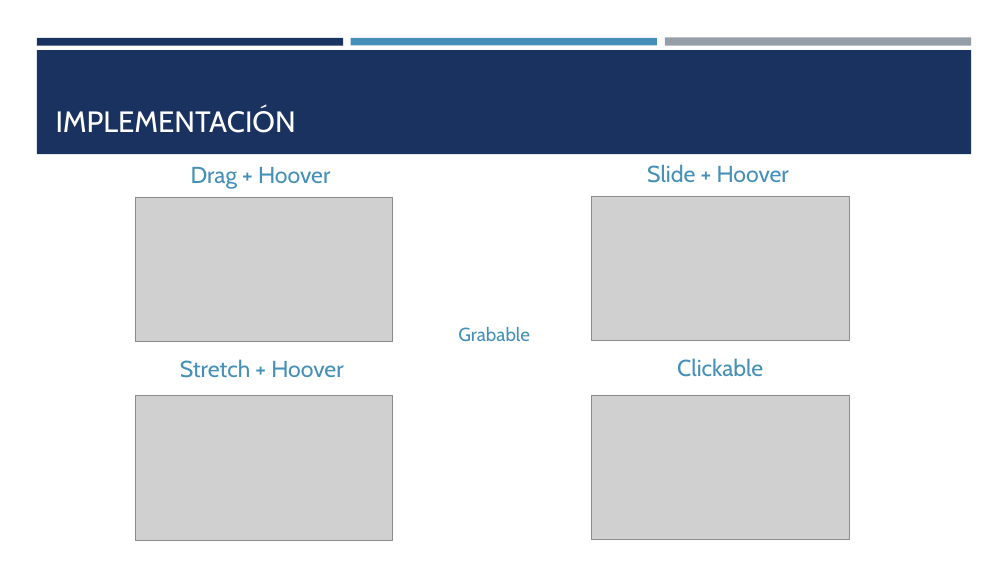
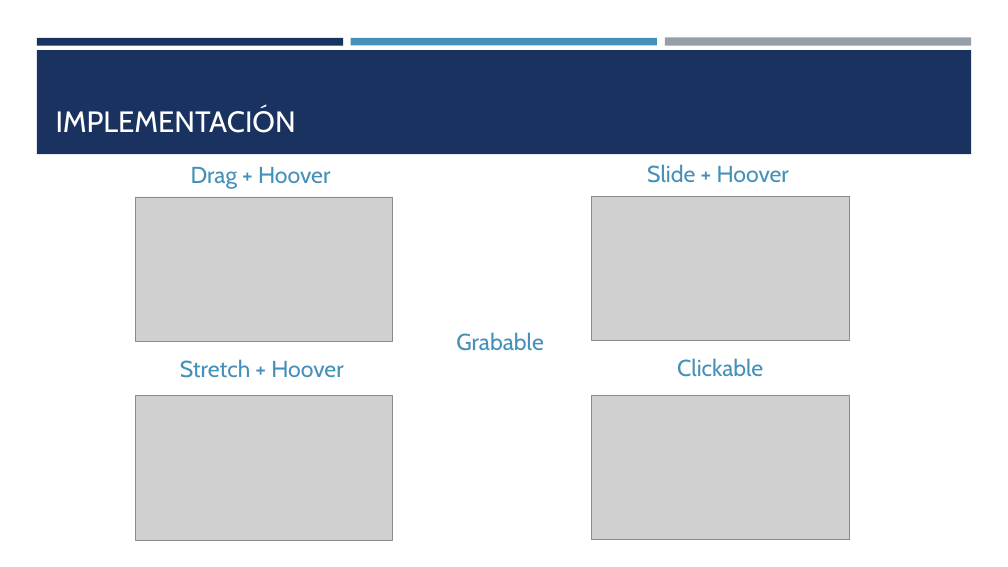
Before and after one commit to JuJoarias/TFG, a slide deck: slide 7 of presentacion/presentacion.pptx. Drawn at 1008x567 pixels with LibreOffice and Linux fonts; fonts in the diff are those of the drawing; grey boxes stand for pictures. Boxes give left, top, right and bottom in pixels: in the first picture for what was removed or moved away, otherwise in the second. Text is boxed around its words. In the diff, an @@ line names an element or a change of style, - is before the commit and + after.

Commit message:
presentacion

```diff
--- a/presentacion/presentacion.pptx
+++ b/presentacion/presentacion.pptx
@@ text "Grabable" at bbox=[456, 332, 543, 351]: size 18 to 22 pt @@
```
Also in this commit, not shown: 1 other file.
